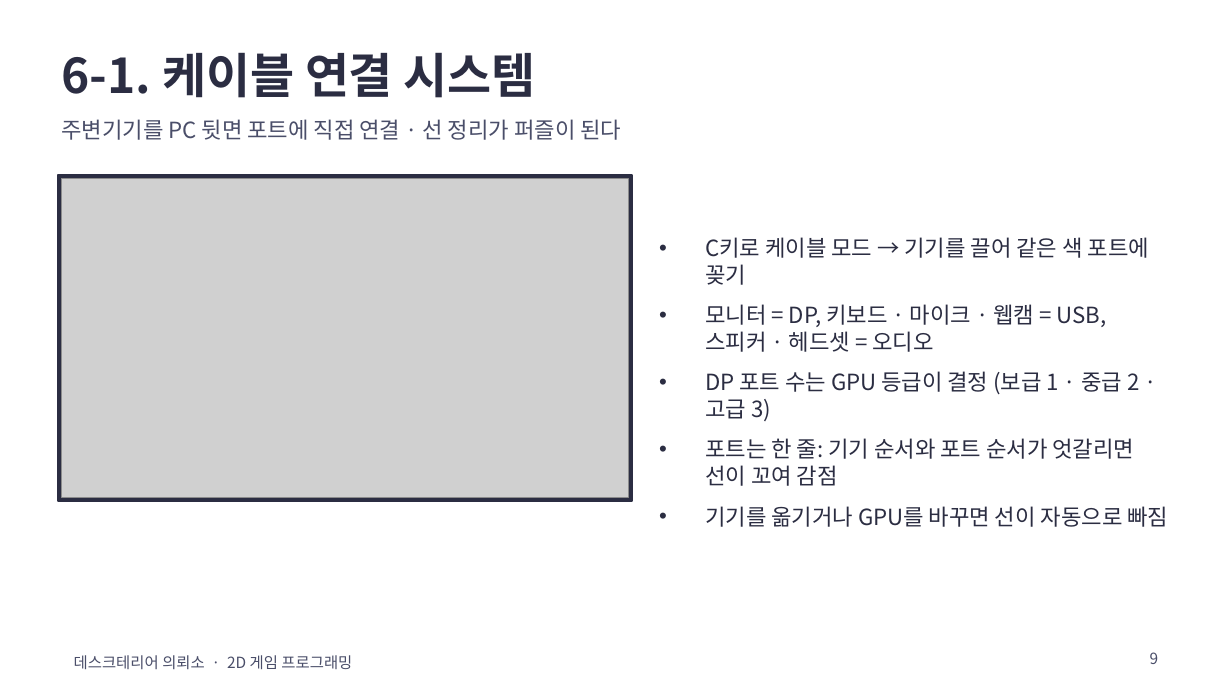
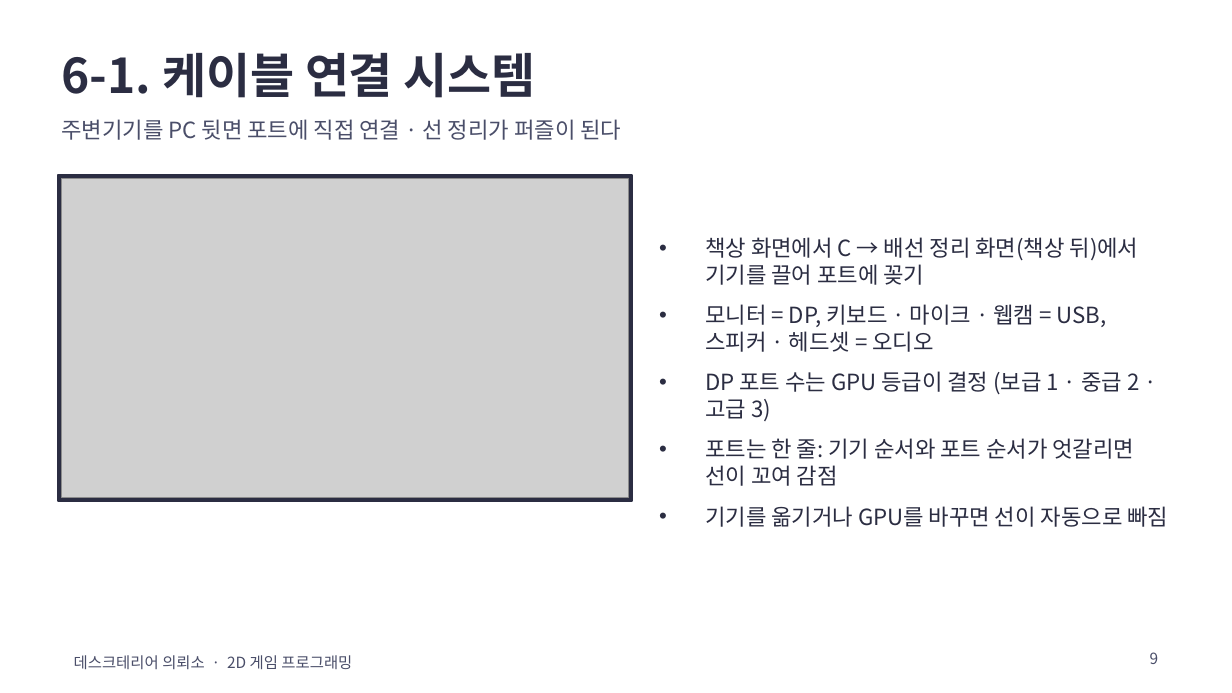
Before and after one commit to gladinoo/2DGAMEPROJECT, a slide deck: slide 9 of docs/데스크테리어의뢰소_기획서.pptx. Drawn at 1232x693 pixels with LibreOffice and Linux fonts; fonts in the diff are those of the drawing; grey boxes stand for pictures. Boxes give left, top, right and bottom in pixels: in the first picture for what was removed or moved away, otherwise in the second. Text is boxed around its words. In the diff, an @@ line names an element or a change of style, - is before the commit and + after.

```diff
--- a/docs/데스크테리어의뢰소_기획서.pptx
+++ b/docs/데스크테리어의뢰소_기획서.pptx
@@ text at (x1=705, y1=237, x2=1139, y2=285): text changed @@
-• C키로 케이블 모드 → 기기를 끌어 같은 색 포트에 꽂기
+• 책상 화면에서 C → 배선 정리 화면(책상 뒤)에서 기기를 끌어 포트에 꽂기
```
Also in this commit, not shown: 9 other files.
